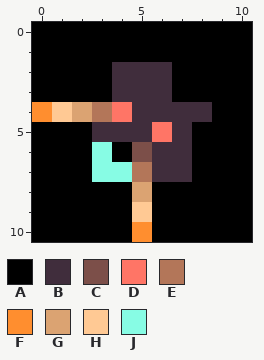
Edited in one commit: pixel-art sprite (examples/scene/src/lightmap_center.png). This is how it looked before the edit.
The file is 11x11 pixels.
Palette (. is transparent): A #000000  B #402d3c  C #7c4f49  D #ff7566  E #b37659  F #ff8e2f  G #dba372  H #ffc994  J #87fce4
Pixels before, first column x 0:
 0 AAAAAAAAAAA
 1 AAAAAAAAAAA
 2 AAAABBBAAAA
 3 AAAABBBAAAA
 4 FHGEDBBBBAA
 5 AAABBBDBAAA
 6 AAAJACBBAAA
 7 AAAJJEBBAAA
 8 AAAAAGAAAAA
 9 AAAAAHAAAAA
10 AAAAAFAAAAA
Now the later version:
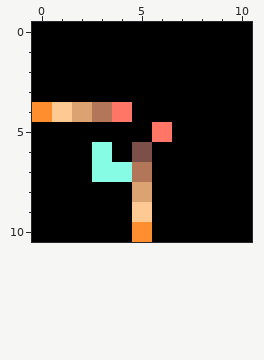
Difference:
Changed rows in their new state; - is an unchanged pixel.
first column x 3:
 2 -AAA--
 3 -AAA--
 4 --AAAA
 5 AAA-A-
 6 ---AA-
 7 ---AA-
Changed places in both pictures, as pixel boxes (x1, y1, x2, y2):
changed: (92, 62, 212, 182)
